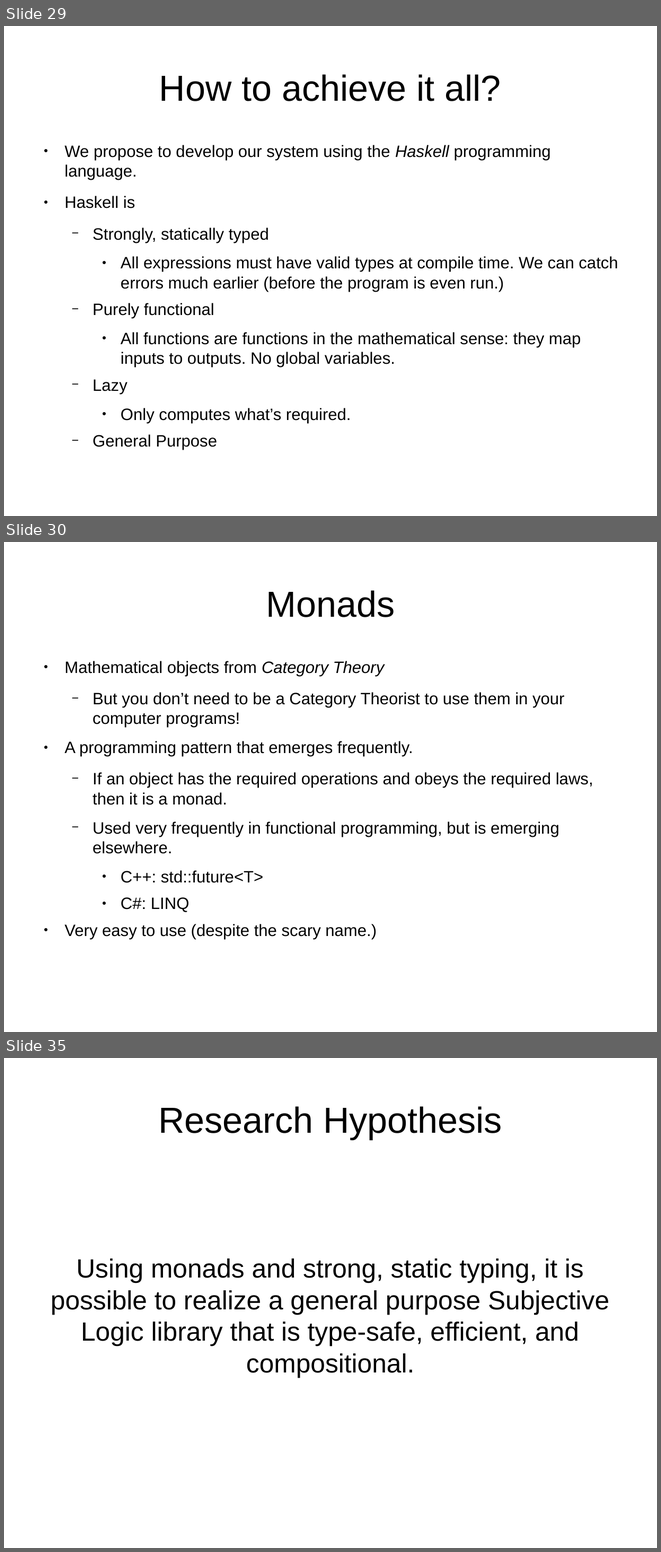
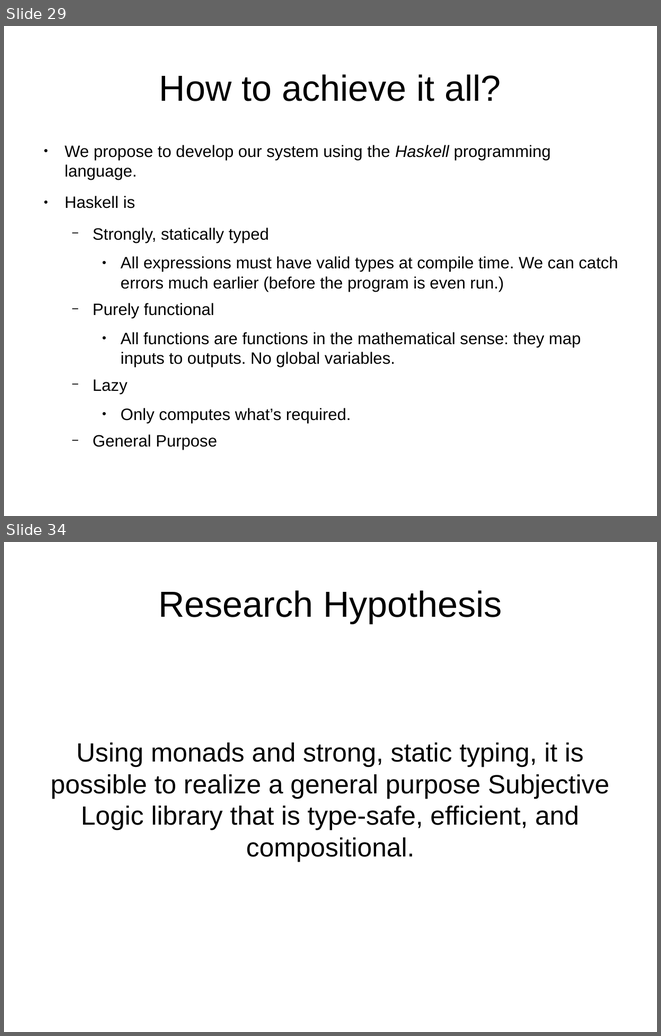
Before and after one commit to bstamour/SLHS, a slide deck: docs/proposal-from-bob.odp. Shown one above the other, each under a label of ours: slides 29, 30 and 35 before the commit, slides 29 and 34 after it; the slides between them are not shown. The pictures are 661x1552 and 661x1036 pixels, drawn with LibreOffice and Linux fonts; fonts in the diff are those of the drawing. Boxes give left, top, right and bottom in pixels: in the first picture for what was removed or moved away, otherwise in the second. Text is boxed around its words. In the diff, an @@ line names an element or a change of style, - is before the commit and + after.

```diff
--- a/docs/proposal-from-bob.odp
+++ b/docs/proposal-from-bob.odp
@@ slide 30 removed at bbox=[4, 542, 657, 1032], background #FFFFFF @@
@@ title removed at bbox=[266, 590, 395, 617] @@
-Monads
@@ text removed at bbox=[64, 661, 593, 939] @@
-● Mathematical objects from Category Theory
-  − But you don’t need to be a Category Theorist to use them in your computer programs!
-● A programming pattern that emerges frequently.
-  − If an object has the required operations and obeys the required laws, then it is a monad.
-  − Used very frequently in functional programming, but is emerging elsewhere.
-    ● C++: std::future<T>
-    ● C#: LINQ
-● Very easy to use (despite the scary name.)
@@ what was slide 35 is now slide 34 @@
```
Also in this commit, not shown: 7 slides changed, 1 slide added, 1 other slide removed.
